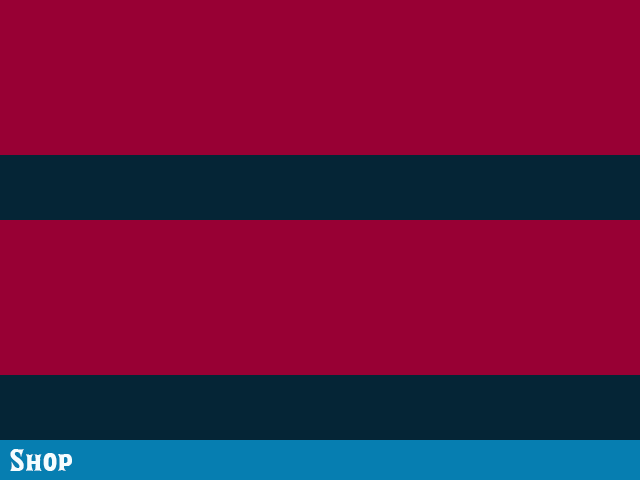
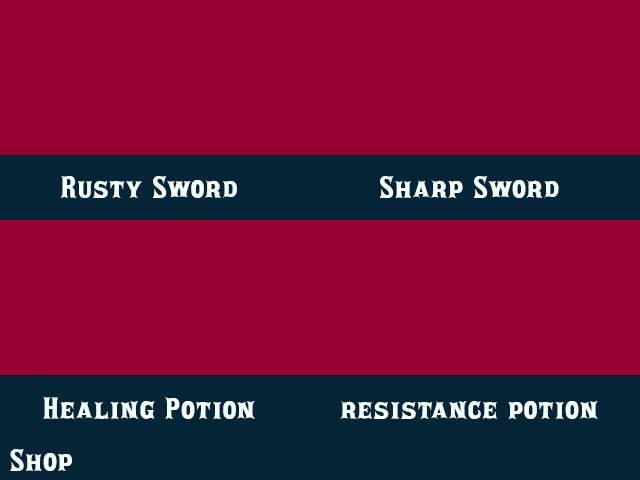
Comparing the layer stacks of the two 640 x 480 images. Changes:
added layer "resistance potion" above "Healing Potion" over [340, 401, 598, 419]
added layer "Healing Potion" above "Sharp Sword" over [43, 397, 255, 419]
added layer "Sharp Sword" above "Rusty Sword" over [380, 176, 559, 198]
added layer "Rusty Sword" above "Shop" over [60, 176, 237, 198]
hid "Rectangle 2" over [0, 440, 640, 480]
